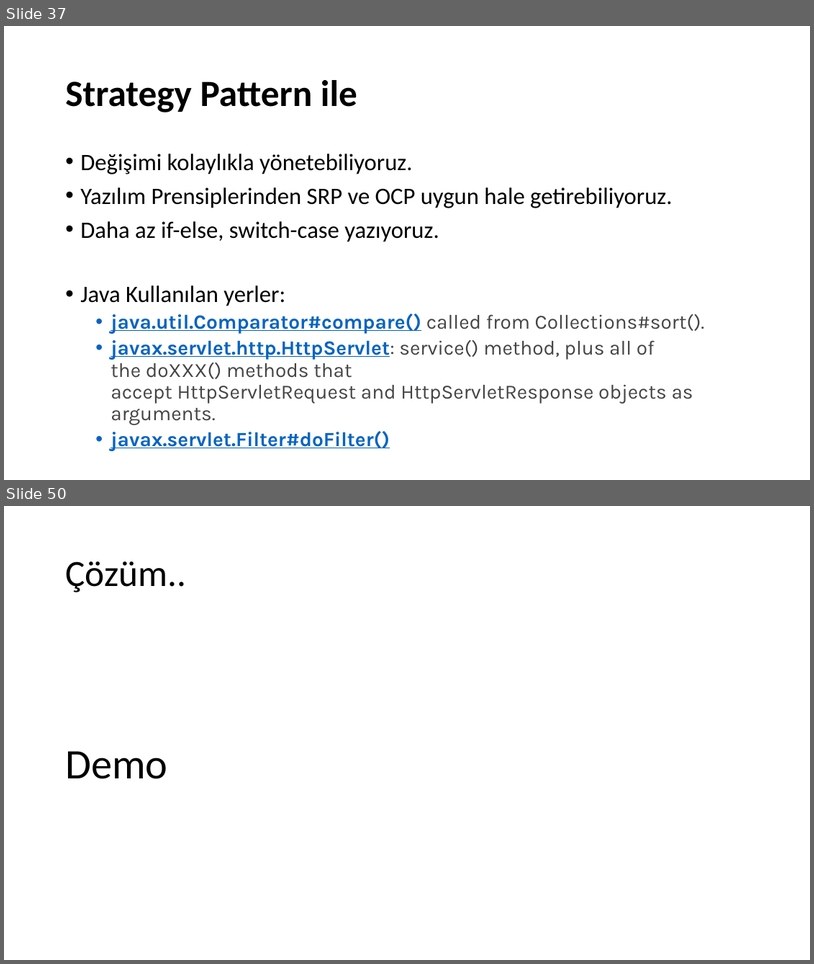
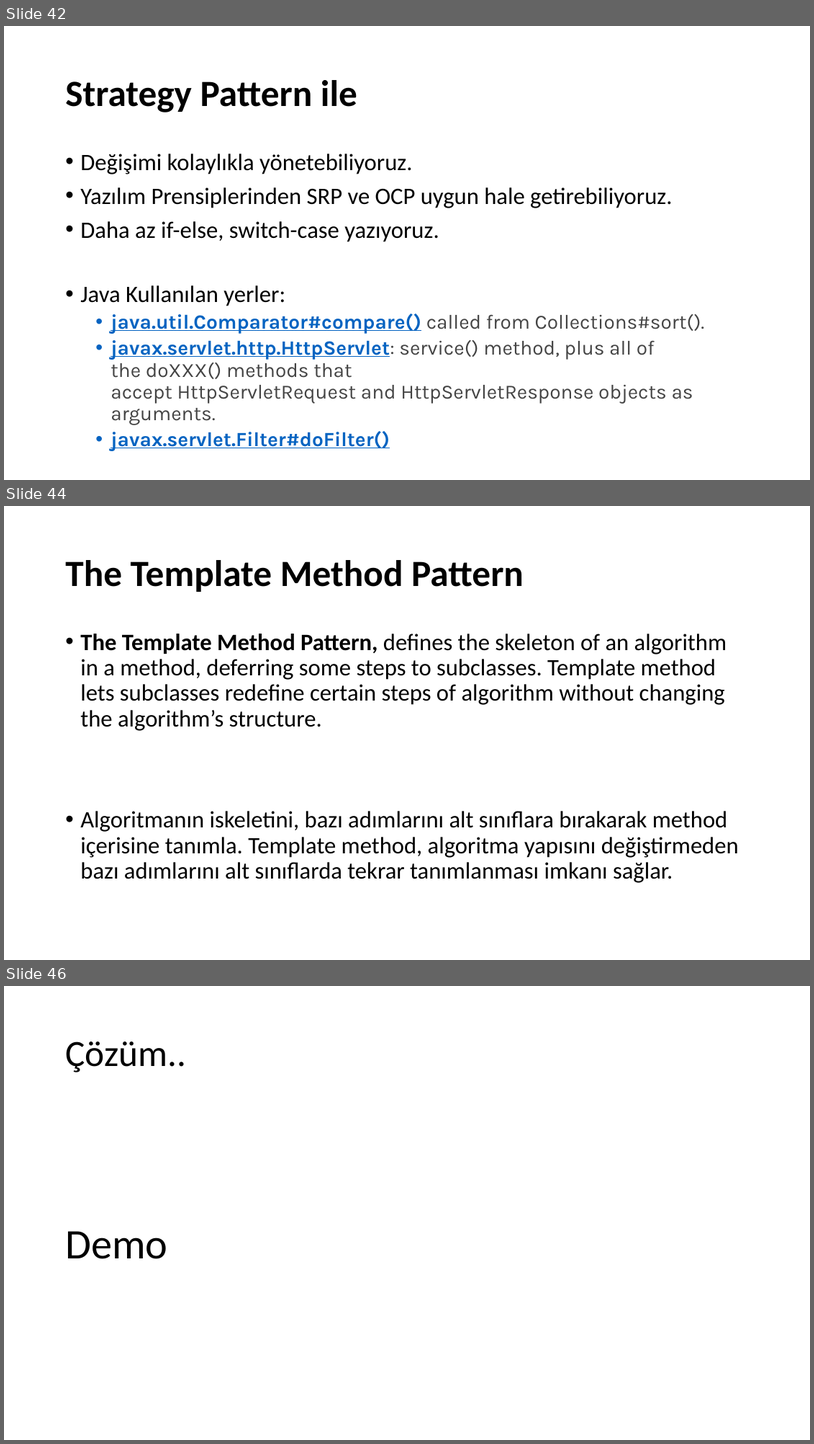
Before and after one commit to umiitkose/DesignPattern-Umiitkose, a slide deck: Tasarımdesenleri.pptx. Shown one above the other, each under a label of ours: slides 37 and 50 before the commit, slides 42, 44 and 46 after it; the slides between them are not shown. The pictures are 814x964 and 814x1444 pixels, drawn with LibreOffice and Linux fonts; fonts in the diff are those of the drawing. Boxes give left, top, right and bottom in pixels: in the first picture for what was removed or moved away, otherwise in the second. Text is boxed around its words. In the diff, an @@ line names an element or a change of style, - is before the commit and + after.

```diff
--- a/Tasarımdesenleri.pptx
+++ b/Tasarımdesenleri.pptx
@@ slide 44 added at (4,506,810,960), background #FFFFFF @@
@@ title added at (65,560,524,592), 44 pt, text #000000, bold @@
+The Template Method Pattern
@@ text added at (80,633,739,883), 28 pt, text #000000 @@
+• The Template Method Pattern, defines the skeleton of an algorithm in a method, deferring some steps to subclasses. Template method lets subclasses redefine certain steps of algorithm without changing the algorithm’s structure.
+• Algoritmanın iskeletini, bazı adımlarını alt sınıflara bırakarak method içerisine tanımla. Template method, algoritma yapısını değiştirmeden bazı adımlarını alt sınıflarda tekrar tanımlanması imkanı sağlar.
@@ what was slide 37 is now slide 42 @@
@@ what was slide 50 is now slide 46 @@
```
Also in this commit, not shown: 6 slides changed, 27 other slides added, 2 slides removed.
